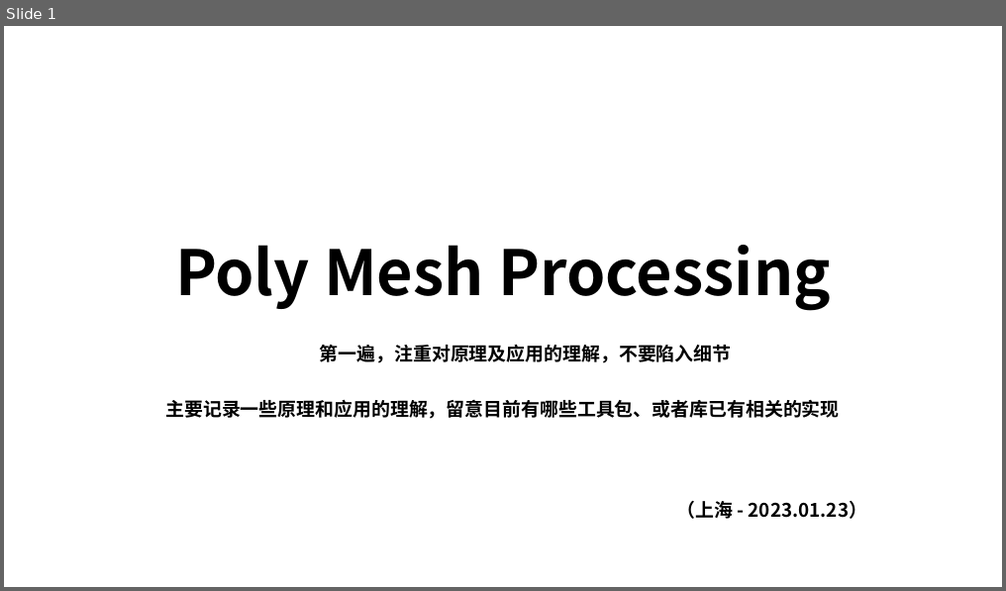
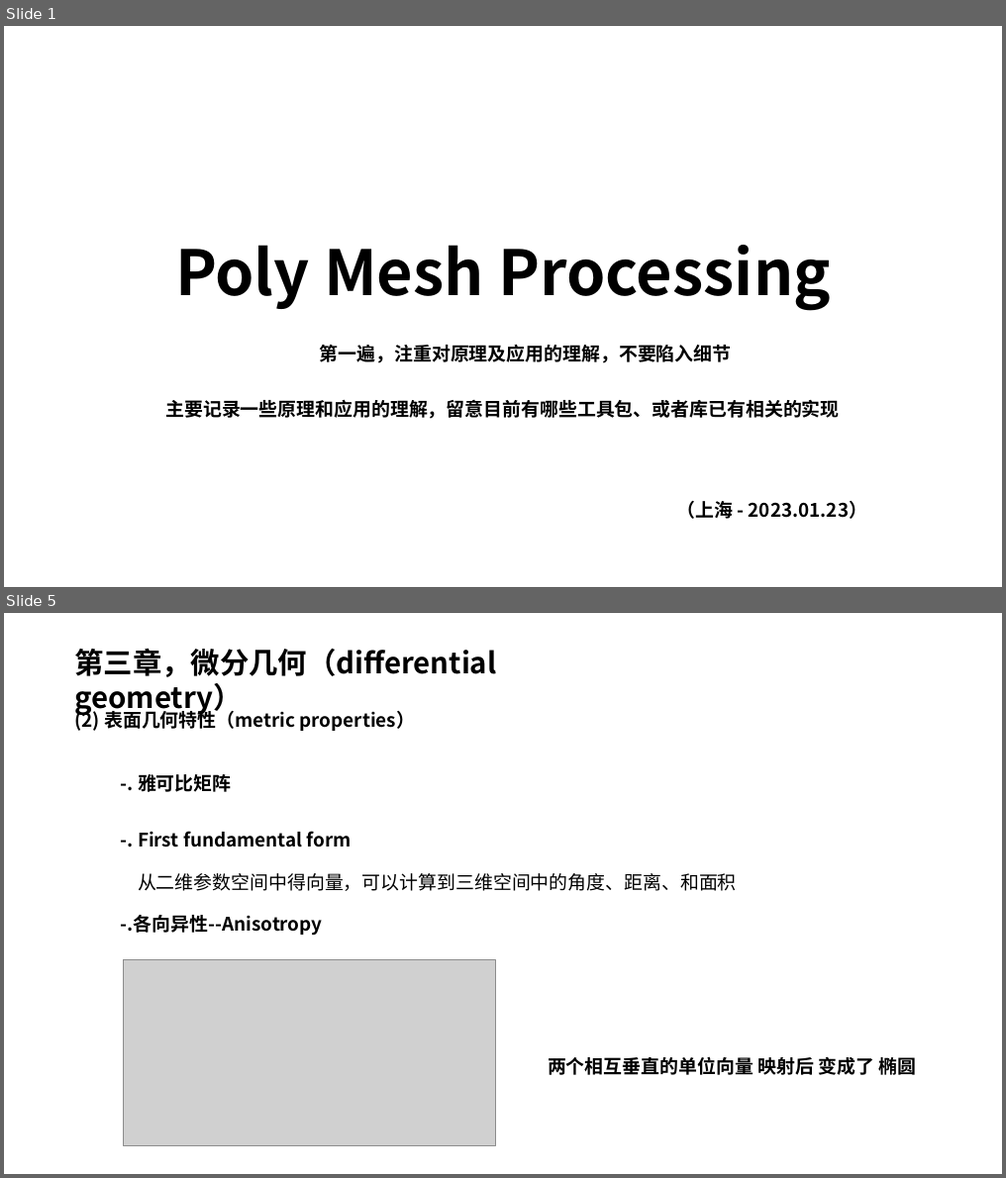
Before and after one commit to pczpcz/GAME102Learning, a slide deck: note/01 geometry algorithm/poly_mesh_processing.pptx. Shown one above the other, each under a label of ours: slide 1 before the commit, slides 1 and 5 after it; the slides between them are not shown. The pictures are 1006x591 and 1006x1178 pixels, drawn with LibreOffice and Linux fonts; fonts in the diff are those of the drawing; grey boxes stand for pictures. Boxes give left, top, right and bottom in pixels: in the first picture for what was removed or moved away, otherwise in the second. Text is boxed around its words. In the diff, an @@ line names an element or a change of style, - is before the commit and + after.

```diff
--- a/note/01 geometry algorithm/poly_mesh_processing.pptx
+++ b/note/01 geometry algorithm/poly_mesh_processing.pptx
@@ slide 5 added at (4, 613, 1002, 1174), background #FFFFFF @@
@@ text added at (74, 648, 496, 717), 28 pt, text #000000, bold @@
+第三章，微分几何（differential geometry）
@@ text added at (74, 708, 415, 731), 18 pt, text #000000, bold @@
+(2) 表面几何特性（metric properties）
@@ text added at (138, 774, 231, 792), 18 pt, text #000000, bold @@
+-. 雅可比矩阵
@@ text added at (138, 831, 351, 848), 18 pt, text #000000, bold @@
+-. First fundamental form
@@ text added at (138, 873, 737, 891), 18 pt, text #000000 @@
+从二维参数空间中得向量，可以计算到三维空间中的角度、距离、和面积
@@ text added at (121, 915, 323, 936), 18 pt, text #000000, bold @@
+-.各向异性--Anisotropy
@@ picture added at (124, 959, 496, 1146) @@
@@ text added at (548, 1054, 916, 1078), 18 pt, text #000000, bold @@
+两个相互垂直的单位向量 映射后 变成了 椭圆
```
Also in this commit, not shown: 6 other slides added, 1 slide removed.
